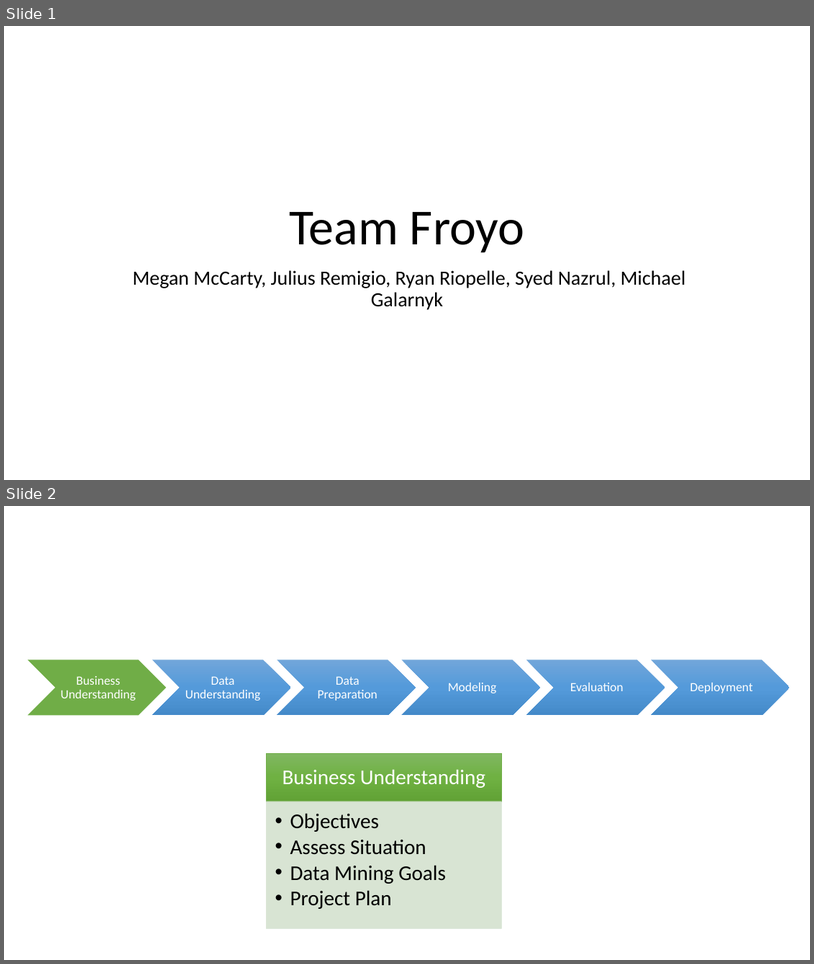
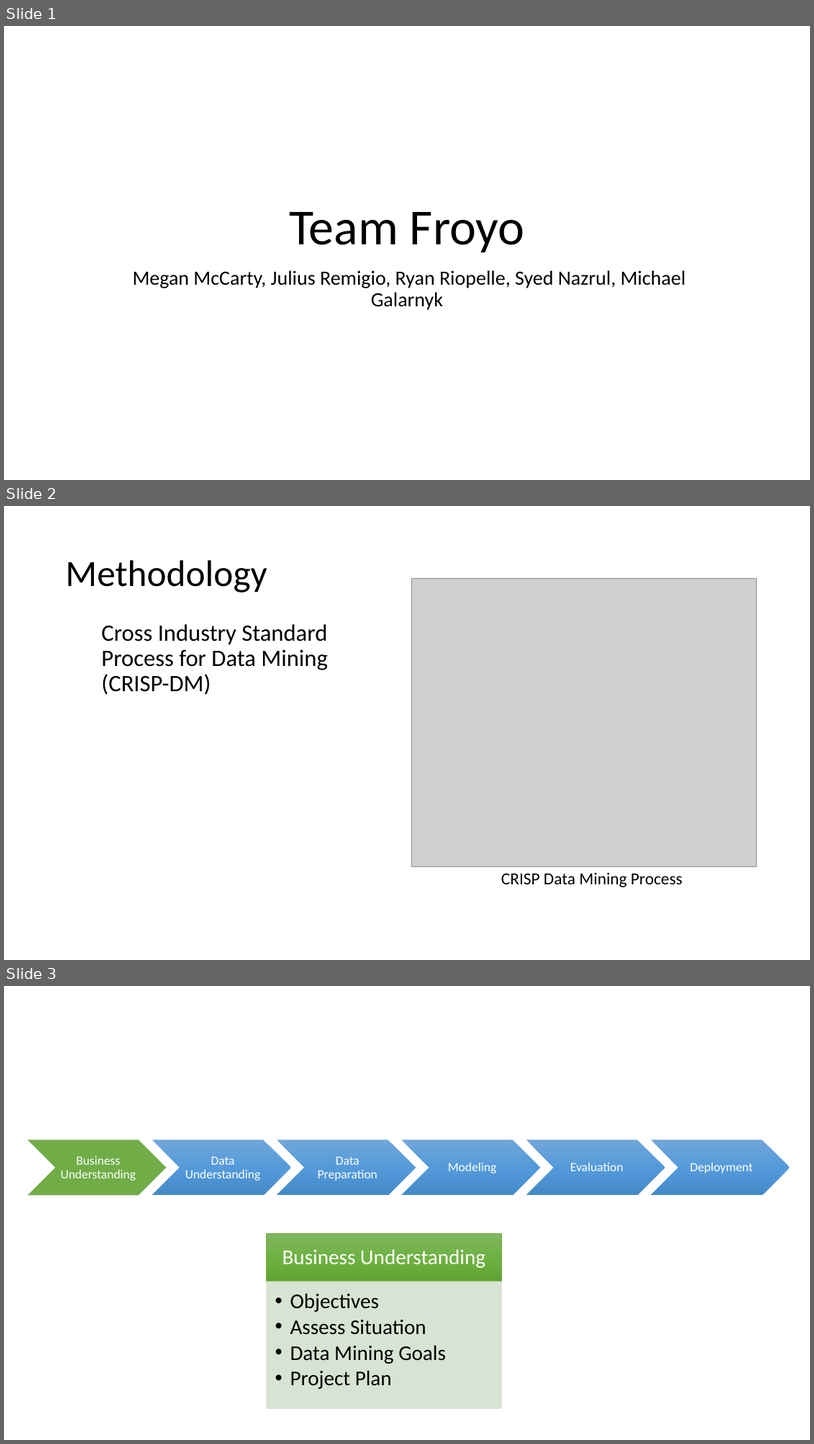
Before and after one commit to mGalarnyk/Machine_Learning_Froyo, a slide deck: Current_Powerpoint/Froyo_v2.pptx. Shown one above the other, each under a label of ours: slides 1 and 2 before the commit, slides 1, 2 and 3 after it. The pictures are 814x964 and 814x1444 pixels, drawn with LibreOffice and Linux fonts; fonts in the diff are those of the drawing; grey boxes stand for pictures. Boxes give left, top, right and bottom in pixels: in the first picture for what was removed or moved away, otherwise in the second. Text is boxed around its words. In the diff, an @@ line names an element or a change of style, - is before the commit and + after.

```diff
--- a/Current_Powerpoint/Froyo_v2.pptx
+++ b/Current_Powerpoint/Froyo_v2.pptx
@@ slide 2 added at (x1=4, y1=506, x2=810, y2=960), background #FFFFFF @@
@@ title added at (x1=65, y1=560, x2=267, y2=592), 44 pt, text #000000 @@
+Methodology
@@ picture added at (x1=412, y1=579, x2=757, y2=867) @@
@@ text added at (x1=101, y1=624, x2=327, y2=695), 28 pt, text #000000 @@
+Cross Industry Standard Process for Data Mining (CRISP-DM)
@@ text added at (x1=502, y1=872, x2=683, y2=887), 20 pt, text #000000 @@
+CRISP Data Mining Process
@@ what was slide 2 is now slide 3 @@
```
Also in this commit, not shown: 7 other slides added, 1 other file.
